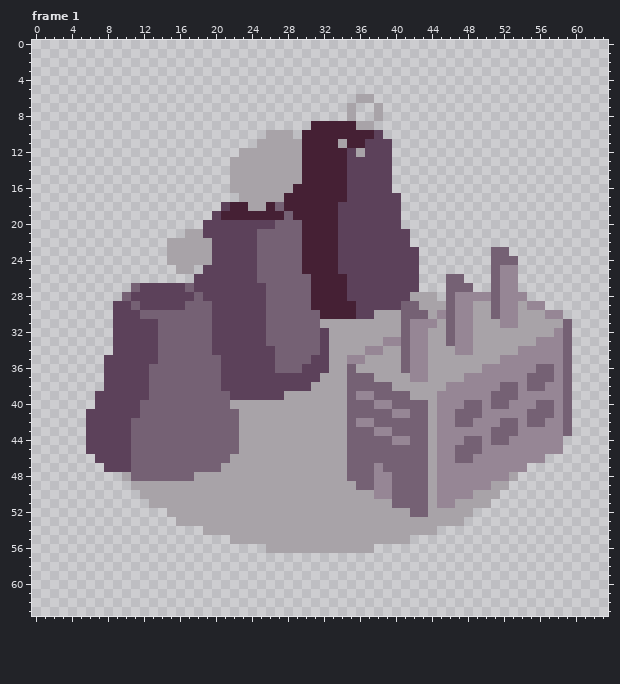
Two states of a pixel-art file, assets/aseprite/facilities.aseprite. Above: the version before the commit.
64x64 pixels, 4 frames. Shown: frame 1. The commit also changed other frames, which this record leaves out.
New version:
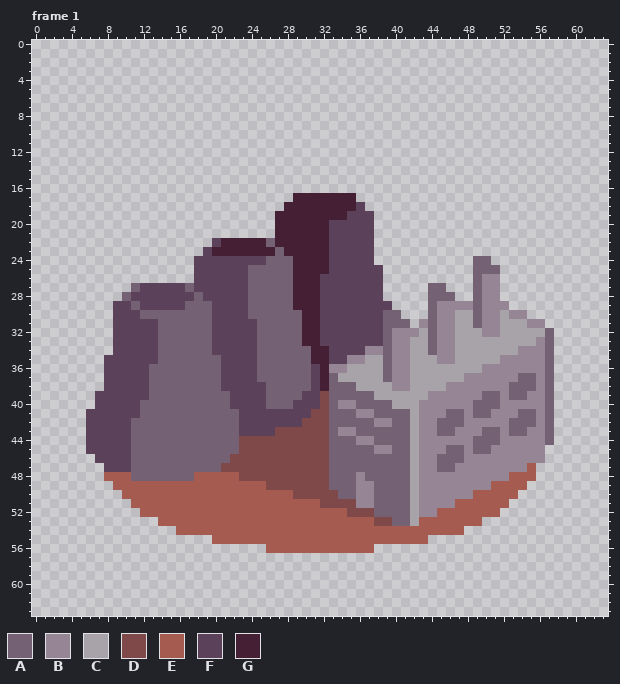
Palette (. is transparent): A #756174  B #968695  C #a8a3a8  D #804949  E #a65b51  F #5c415a  G #452034
Diff:
layer "Group 1 Copy/Smoke" now hidden
Changed rows in their new state; - is an unchanged pixel.
Frame 1:
first column x 8:
 6 ----------------------------..----------------------
 7 ---------------------------.--.---------------------
 8 ---------------------------.--.---------------------
 9 -----------------------.......----------------------
10 ------------------...-.........---------------------
11 -----------------...............--------------------
12 ---------------.................--------------------
13 --------------..................--------------------
14 --------------..................--------------------
15 --------------..................--------------------
16 --------------..................--------------------
17 ---------------......------G.....-------------------
18 -------------.......------GG-....-------------------
19 ------------.......-G-----G---...-------------------
20 -----------........GGG---F----...-------------------
21 ---------..........GGG---F----....------------------
22 -------.....-GGGGG-GGG---F----....------------------
23 -------....FGGGGGGG-GG---F----.....--------..-------
24 -------...FF-----F---G---F----.....------AA...------
25 --------..F-----A----G---F-----....------AA-..------
26 ----------------A----GG-FFF----....---..-ABB..------
27 ----------------AA---GG-FFF----....-AA...ABB..------
28 ----------------AA---GG-FFF----.....AA-..A-B...-----
29 ----------------AA---GG-FFFF----....ABB--ABB-....---
30 ----------------AA----GGFFFF--FAA...A-BCCABBC-B....-
31 -----------------A----GGFFFFFFFAA-.-ABBCCABBCC-BB...
32 -----------------A----GG-FFFFFFABB-CABBCC-BB-----A..
33 -----------------A----GG-FFFFFFA-BCCABBCC--------A..
34 -----------------AA----GGFFFF--ABBCCABBCC--------A..
35 -----------------AA----GGFF----ABBCC-BB----------A..
36 -----------------AA---A-GBBC---ABBCC------------B-..
37 -----------------AAAAAA-GA-CCC-ABBCC----------A-B-..
38 ------------------AAAAAFGAA-CCCCBB----------B-A-BA..
39 ------------------AAAAFFDAA-AACCCC--B-----A-B-A--A..
40 --------------FFFFAAAFFFDABB--AACCCBB---B-A-B---B-..
41 ---------------FFFFFFFFDDAA-BB--AACBB-A-B-A---A-B-..
42 ---------------FFFFFFFDDDAA-AABB--CBBAA-B---B-A-BA..
43 ---------------FFFFDDDDDDABB--AA--CBBAA---A-B-A--A..
44 ---------------DDDDDDDDDDAA-BB--AACBB---B-A-B----A.-
45 ---------------DDDDDDDDDDAA---BB--CBB-A-B-A------..-
46 --------------DDDDDDDDDDDAA-------CBBAA-B-----------
47 -------------DDDDDDDDDDDDAA---A---CBBAA--------E----
48 EEE-------EEEEEDDDDDDDDDDAA-B-AA--CBB--------EEE----
49 -EEEEEEEEEEEEEEEEEDDDDDDDAAABBAA--CBB------EEEE-----
50 --EEEEEEEEEEEEEEEEEEEDDDDDAABBAA--CBB----EEEEE------
51 ---EEEEEEEEEEEEEEEEEEEEEDDDDBBAA--CBB--EEEEEE-------
52 ----EEEEEEEEEEEEEEEEEEEEEEEDDDAAAACBBEEEEEEE--------
53 ------EEEEEEEEEEEEEEEEEEEEEEEEDDAA-EEEEEEE----------
54 --------EEEEEEEEEEEEEEEEEEEEEEEEEEEEEEEE------------
55 ------------EEEEEEEEEEEEEEEEEEEEEEEE----------------
56 ------------------EEEEEEEEEEEE----------------------
